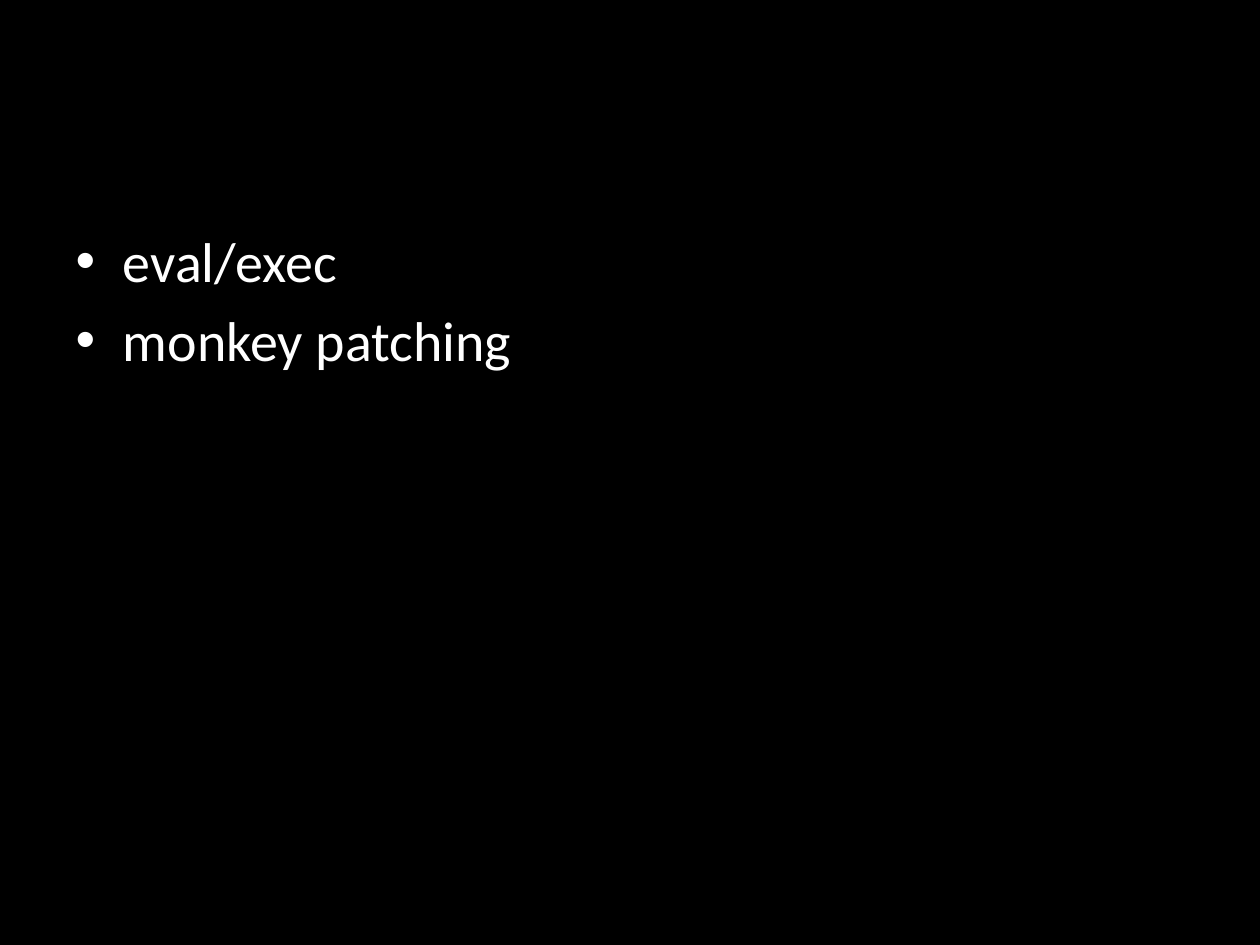
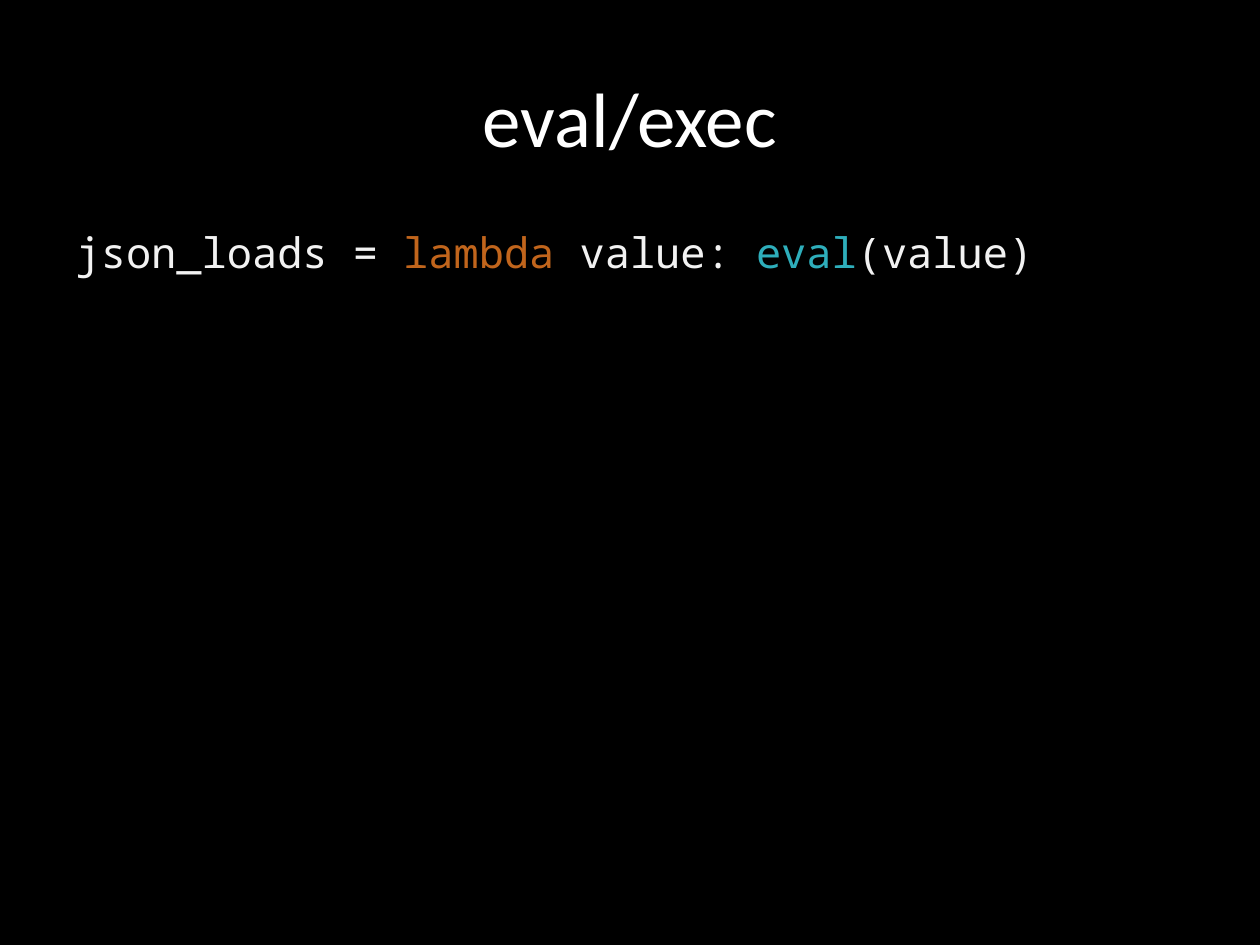
Before and after one commit to benfred/talks, a slide deck: slide 14 of cool-python-features-you-probably-shouldnt-use/CoolPythonFeaturesYouShouldn'tUse.pptx. Drawn at 1260x945 pixels with LibreOffice and Linux fonts; fonts in the diff are those of the drawing. Boxes give left, top, right and bottom in pixels: in the first picture for what was removed or moved away, otherwise in the second. Text is boxed around its words. In the diff, an @@ line names an element or a change of style, - is before the commit and + after.

```diff
--- a/cool-python-features-you-probably-shouldnt-use/CoolPythonFeaturesYouShouldn'tUse.pptx
+++ b/cool-python-features-you-probably-shouldnt-use/CoolPythonFeaturesYouShouldn'tUse.pptx
@@ title added at (483, 93, 777, 151), 44 pt, text #FFFFFF @@
+eval/exec
@@ text at (76, 236, 1033, 279): text changed; size 32 to 24 pt; font Calibri to Noto Sans Mono; text colour #FFFFFF to #F2F2F2 @@
-• eval/exec
-• monkey patching
+json_loads = lambda value: eval(value)
```
Also in this commit, not shown: 1 other slide changed, 1 slide added.
